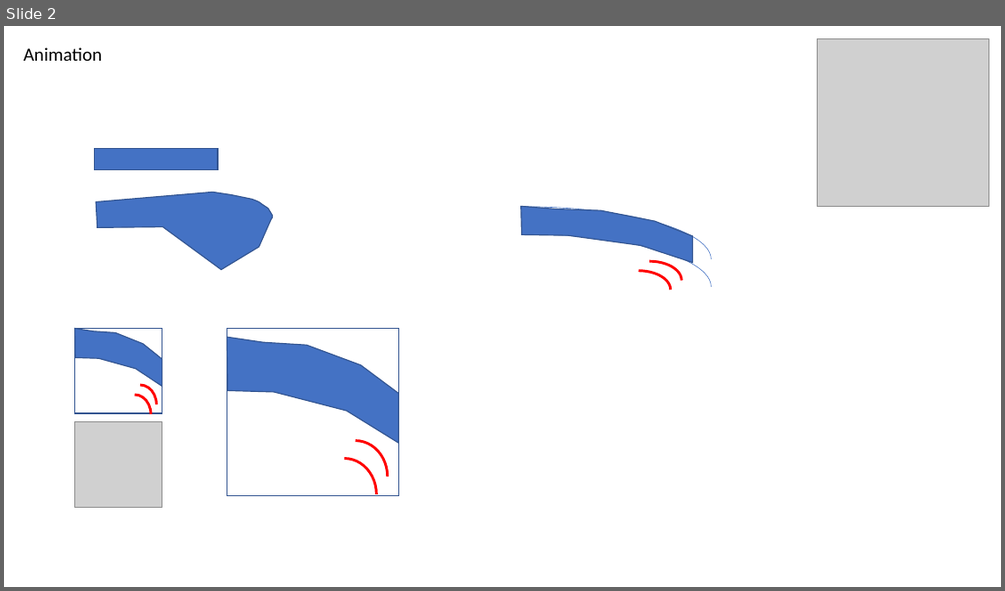
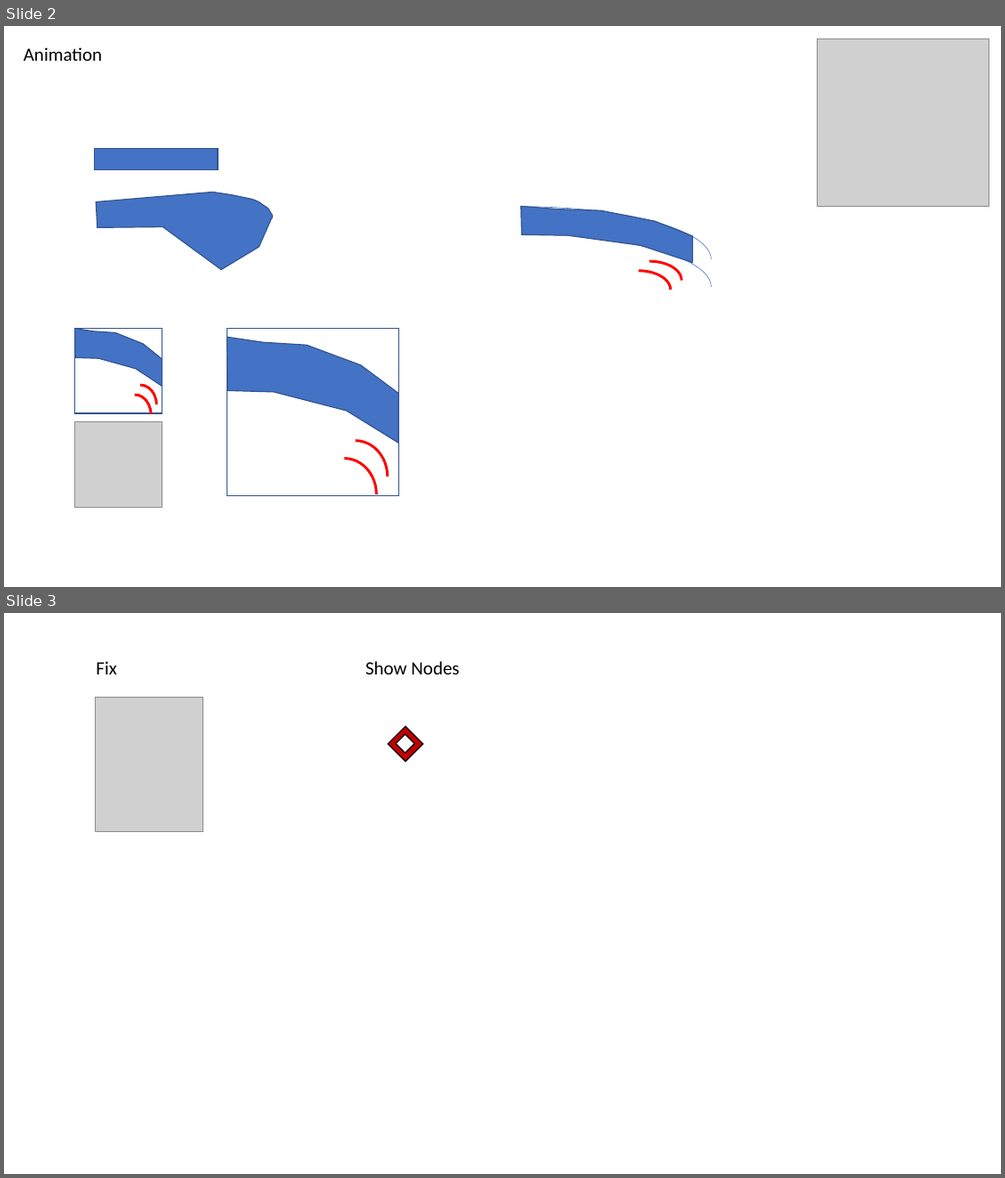
Before and after one commit to SteveDoyle2/pyNastran, a slide deck: pyNastran/gui/icons/pics.pptx. Shown one above the other, each under a label of ours: slide 2 before the commit, slides 2 and 3 after it. The pictures are 1005x591 and 1005x1178 pixels, drawn with LibreOffice and Linux fonts; fonts in the diff are those of the drawing; grey boxes stand for pictures. Boxes give left, top, right and bottom in pixels: in the first picture for what was removed or moved away, otherwise in the second. Text is boxed around its words. In the diff, an @@ line names an element or a change of style, - is before the commit and + after.

```diff
--- a/pyNastran/gui/icons/pics.pptx
+++ b/pyNastran/gui/icons/pics.pptx
@@ slide 3 added at [4, 613, 1001, 1174], background #FFFFFF @@
@@ text added at [96, 661, 117, 674], 18 pt, text #000000 @@
+Fix
@@ text added at [365, 661, 459, 674], 18 pt, text #000000 @@
+Show Nodes
@@ picture added at [96, 698, 203, 831] @@
@@ diamond added at [388, 726, 423, 761], fill #C00000, outline #000000 1 pt @@
@@ diamond added at [396, 734, 414, 753], fill #FFFFFF, outline #000000 1 pt @@
```
Also in this commit, not shown: 12 other files.
